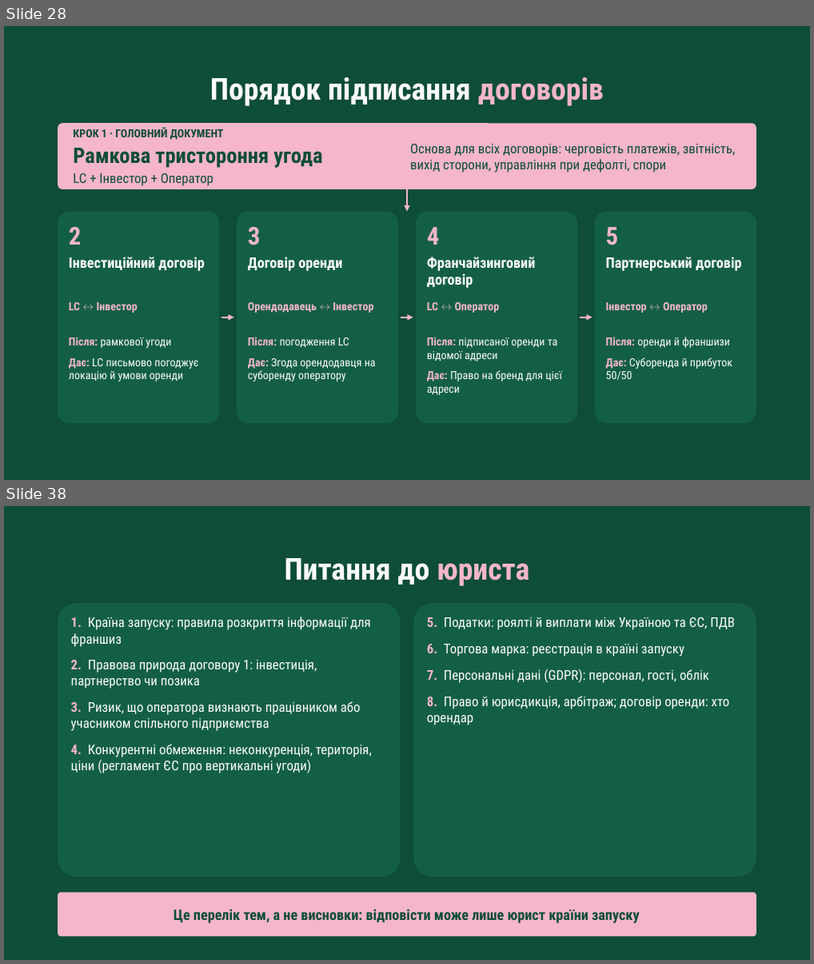
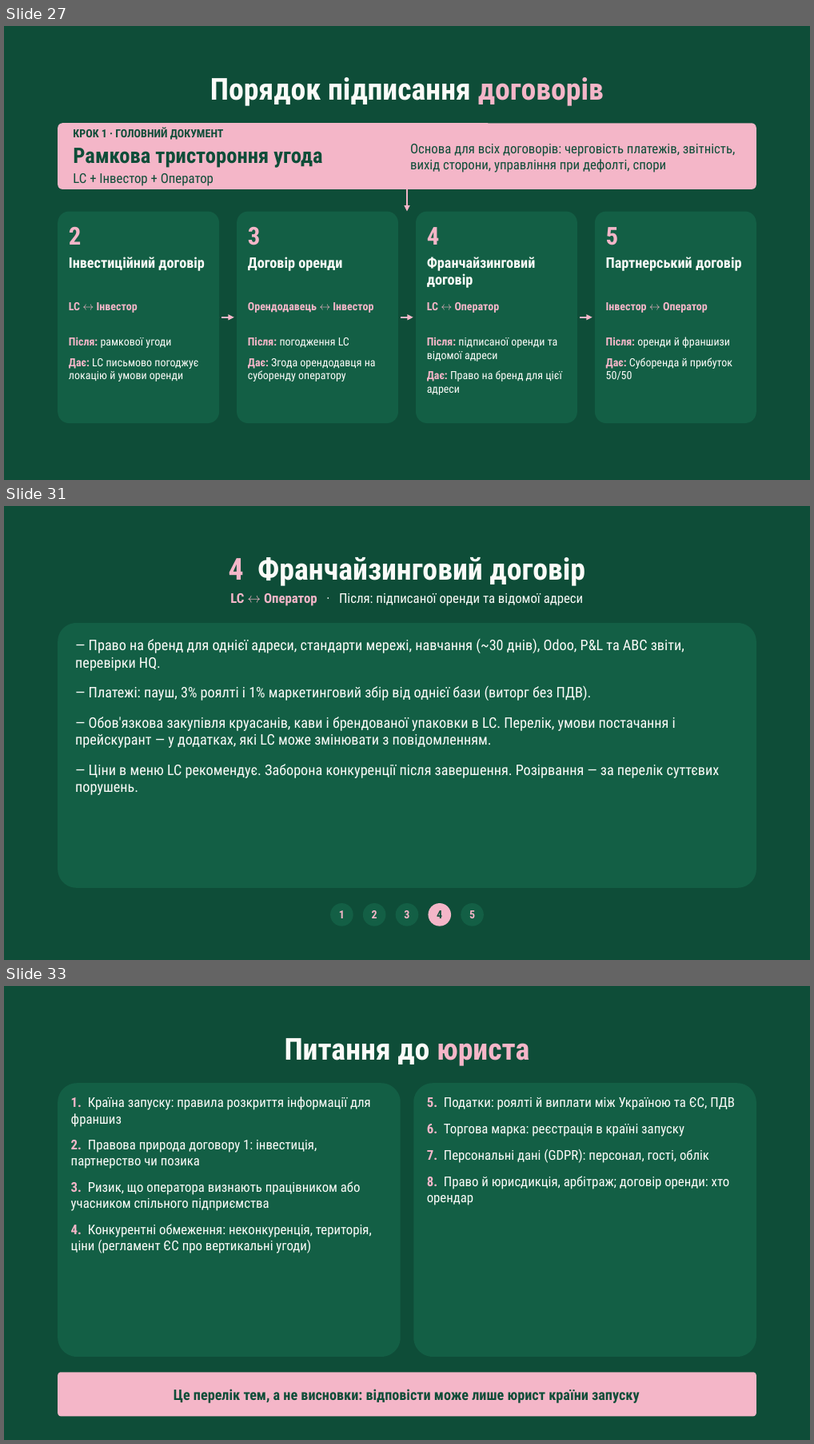
Before and after one commit to denfidiriv-cmyk/xcrypto, a slide deck: presentation_with_contract.pptx. Shown one above the other, each under a label of ours: slides 28 and 38 before the commit, slides 27, 31 and 33 after it; the slides between them are not shown. The pictures are 814x964 and 814x1444 pixels, drawn with LibreOffice and Linux fonts; fonts in the diff are those of the drawing. Boxes give left, top, right and bottom in pixels: in the first picture for what was removed or moved away, otherwise in the second. Text is boxed around its words. In the diff, an @@ line names an element or a change of style, - is before the commit and + after.

```diff
--- a/presentation_with_contract.pptx
+++ b/presentation_with_contract.pptx
@@ slide 31 added at <box>4,506,810,960</box>, background #0E4D38 @@
@@ text added at <box>229,557,586,586</box>, 54 pt, text #FBFBF8, bold @@
+4 Франчайзинговий договір
@@ text added at <box>230,593,584,606</box>, 24 pt, text #FBFBF8 @@
+LC ↔ Оператор · Після: підписаної оренди та відомої адреси
@@ rounded rectangle added at <box>58,623,756,888</box>, fill #135F45 @@
@@ text added at <box>75,639,720,795</box>, 26 pt, text #FBFBF8 @@
+— Право на бренд для однієї адреси, стандарти мережі, навчання (~30 днів), Odoo, P&L та ABC звіти, перевірки HQ.
+— Платежі: пауш, 3% роялті і 1% маркетинговий збір від однієї бази (виторг без ПДВ).
+— Обов'язкова закупівля круасанів, кави і брендованої упаковки в LC. Перелік, умови постачання і прейскурант — у додатках, які LC може змінювати з повідомленням.
+— Ціни в меню LC рекомендує. Заборона конкуренції після завершення. Розірвання — за перелік суттєвих порушень.
@@ ellipse added at <box>330,903,354,926</box>, fill #135F45 @@
@@ text added at <box>339,910,345,918</box>, 20 pt, text #F4B6C8, bold @@
+1
@@ ellipse added at <box>363,903,386,926</box>, fill #135F45 @@
@@ text added at <box>372,910,378,918</box>, 20 pt, text #F4B6C8, bold @@
+2
@@ ellipse added at <box>396,903,419,926</box>, fill #135F45 @@
@@ text added at <box>404,910,410,918</box>, 20 pt, text #F4B6C8, bold @@
+3
@@ ellipse added at <box>428,903,451,926</box>, fill #F4B6C8 @@
@@ text added at <box>437,910,442,918</box>, 20 pt, text #0E4D38, bold @@
+4
@@ ellipse added at <box>461,903,484,926</box>, fill #135F45 @@
@@ text added at <box>470,910,475,918</box>, 20 pt, text #F4B6C8, bold @@
+5
@@ what was slide 28 is now slide 27 @@
@@ what was slide 38 is now slide 33 @@
```
Also in this commit, not shown: 4 other slides added, 10 slides removed.
